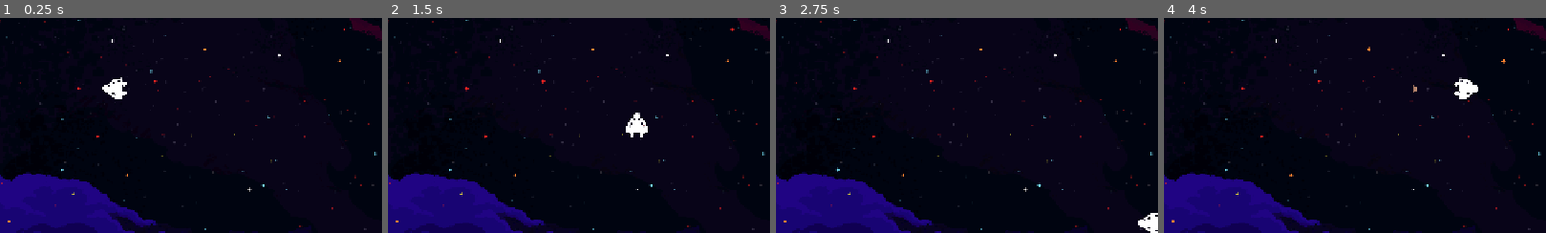
Above: before the commit, frames 1-4 (left to right).
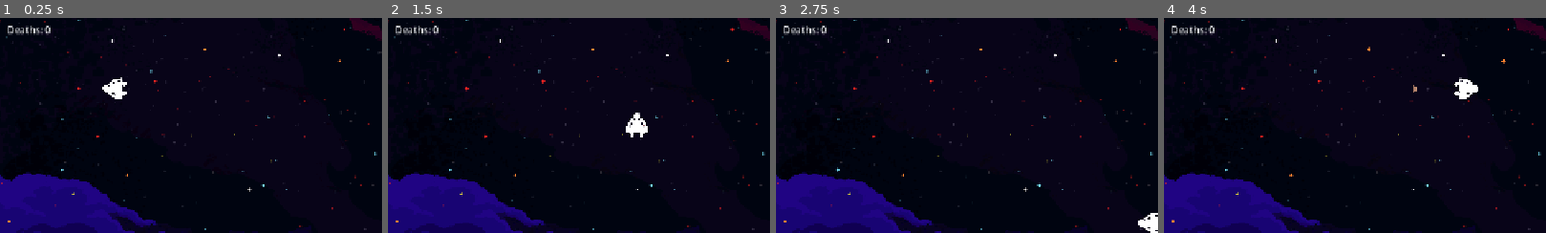
Above: after the commit, the same moments.

Repository: Asstro-Party/turbo-octo-guacamole
Game: Godot game, scene res://scenes/main.tscn
Two runs of this game, one before a commit and one after it. Both use one fixed random seed, a clock stepped at 60 frames per second and the inputs below.
Inputs (mouse positions are % of the whole screen's width and height, from its top left):
- Up to frame 1 (0.25 s): no input
- Up to frame 2 (1.5 s): tap Enter at 0.5 s; move the mouse to (72, 45) at 0.52 s; hold D (move_right) 0.53-1.28 s; hold Q 0.53-1.28 s; click (72, 45) at 0.67 s; tap Space at 0.77 s; move the mouse to (30, 55) at 1.27 s; hold S (move_down) from 1.28 s (still down); tap Q at 1.35 s
- Up to frame 3 (2.75 s): tap Space at 1.52 s; move the mouse to (60, 28) at 2.02 s; release S (move_down) at 2.03 s; hold D (move_right) from 2.03 s (still down); hold Q from 2.03 s (still down)
- Up to frame 4 (4 s): move the mouse to (45, 70) at 2.77 s; release D (move_right) at 2.78 s; release Q at 2.78 s; hold W (move_up) 2.78-3.53 s; tap Q at 2.85 s; click (45, 70) at 2.92 s; tap Space at 3.02, 3.77 s; move the mouse to (80, 65) at 3.52 s; hold A (move_left) from 3.53 s (still down); hold Q from 3.53 s (still down)
The pictures show only the part of the screen within x 1-51%, y 11-61%; the shares and areas given below are measured in that part.

The runs differ from the first frame. In frame 1, 0.3% of the frame differs, in the area x 2-14%, y 3-8%; in frame 2, 0.3%; in frame 3, 0.3%; in frame 4, 0.3%.

Commit message:
game over screen + return to lobby

Diff:
--- a/godot-game/scenes/main.tscn
+++ b/godot-game/scenes/main.tscn
@@ -82,6 +82,39 @@
 "name": &"default",
 "speed": 5.0
 }]
+
+[sub_resource type="StyleBoxFlat" id="StyleBoxFlat_gameover"]
+bg_color = Color(0.0627451, 0.0784314, 0.117647, 0.15)
+border_width_left = 1
+border_width_top = 1
+border_width_right = 1
+border_width_bottom = 1
+border_color = Color(1, 1, 1, 0.1)
+corner_radius_top_left = 24
+corner_radius_top_right = 24
+corner_radius_bottom_right = 24
+corner_radius_bottom_left = 24
+
+[sub_resource type="StyleBoxFlat" id="StyleBoxFlat_button_normal"]
+bg_color = Color(0.267, 0.878, 0.733, 1)
+corner_radius_top_left = 16
+corner_radius_top_right = 16
+corner_radius_bottom_right = 16
+corner_radius_bottom_left = 16
+
+[sub_resource type="StyleBoxFlat" id="StyleBoxFlat_button_hover"]
+bg_color = Color(0.267, 0.945, 0.8, 1)
+corner_radius_top_left = 16
+corner_radius_top_right = 16
+corner_radius_bottom_right = 16
+corner_radius_bottom_left = 16
+
+[sub_resource type="StyleBoxFlat" id="StyleBoxFlat_button_disabled"]
+bg_color = Color(0.3, 0.3, 0.35, 1)
+corner_radius_top_left = 16
+corner_radius_top_right = 16
+corner_radius_bottom_right = 16
+corner_radius_bottom_left = 16
 
 [node name="Main" type="Node2D"]
 
@@ -127,11 +160,10 @@
 text = "Kills: 0"
 
 [node name="DeathsLabel" type="Label" parent="CanvasLayer/Control"]
-visible = false
 layout_mode = 0
 offset_left = 20.0
 offset_top = 90.0
-offset_right = 60.0
+offset_right = 120.0
 offset_bottom = 113.0
 text = "Deaths: 0"
 
@@ -146,3 +178,106 @@
 offset_bottom = 43.0
 grow_horizontal = 0
 text = "Connecting..."
+
+[node name="GameOverScreen" type="ColorRect" parent="CanvasLayer/Control"]
+visible = false
+layout_mode = 1
+anchors_preset = 15
+anchor_right = 1.0
+anchor_bottom = 1.0
+grow_horizontal = 2
+grow_vertical = 2
+color = Color(0.02, 0.05, 0.13, 0.95)
+
+[node name="Panel" type="Panel" parent="CanvasLayer/Control/GameOverScreen"]
+layout_mode = 1
+anchors_preset = 8
+anchor_left = 0.5
+anchor_top = 0.5
+anchor_right = 0.5
+anchor_bottom = 0.5
+offset_left = -400.0
+offset_top = -280.0
+offset_right = 400.0
+offset_bottom = 280.0
+grow_horizontal = 2
+grow_vertical = 2
+theme_override_styles/panel = SubResource("StyleBoxFlat_gameover")
+
+[node name="VBoxContainer" type="VBoxContainer" parent="CanvasLayer/Control/GameOverScreen/Panel"]
+layout_mode = 1
+anchors_preset = 15
+anchor_right = 1.0
+anchor_bottom = 1.0
+grow_horizontal = 2
+grow_vertical = 2
+theme_override_constants/separation = 20
+
+[node name="Spacer1" type="Control" parent="CanvasLayer/Control/GameOverScreen/Panel/VBoxContainer"]
+custom_minimum_size = Vector2(0, 30)
+layout_mode = 2
+
+[node name="GameOverLabel" type="Label" parent="CanvasLayer/Control/GameOverScreen/Panel/VBoxContainer"]
+layout_mode = 2
+theme_override_colors/font_color = Color(0.945, 0.945, 0.976, 1)
+theme_override_colors/font_outline_color = Color(0, 0, 0, 0.3)
+theme_override_constants/outline_size = 2
+theme_override_font_sizes/font_size = 56
+text = "G A M E   O V E R"
+horizontal_alignment = 1
+uppercase = true
+
+[node name="Spacer2" type="Control" parent="CanvasLayer/Control/GameOverScreen/Panel/VBoxContainer"]
+custom_minimum_size = Vector2(0, 10)
+layout_mode = 2
+
+[node name="WinnerLabel" type="Label" parent="CanvasLayer/Control/GameOverScreen/Panel/VBoxContainer"]
+layout_mode = 2
+theme_override_colors/font_color = Color(0.4, 0.945, 0.667, 1)
+theme_override_colors/font_outline_color = Color(0, 0, 0, 0.3)
+theme_override_constants/outline_size = 1
+theme_override_font_sizes/font_size = 36
+text = "PLAYER X WINS!"
+horizontal_alignment = 1
+uppercase = true
+
+[node name="Spacer3" type="Control" parent="CanvasLayer/Control/GameOverScreen/Panel/VBoxContainer"]
+custom_minimum_size = Vector2(0, 20)
+layout_mode = 2
+
+[node name="ScoresTitle" type="Label" parent="CanvasLayer/Control/GameOverScreen/Panel/VBoxContainer"]
+layout_mode = 2
+theme_override_colors/font_color = Color(0.812, 0.812, 0.843, 0.7)
+theme_override_font_sizes/font_size = 20
+text = "F I N A L   S C O R E S"
+horizontal_alignment = 1
+uppercase = true
+
+[node name="Spacer4" type="Control" parent="CanvasLayer/Control/GameOverScreen/Panel/VBoxContainer"]
+custom_minimum_size = Vector2(0, 5)
+layout_mode = 2
+
+[node name="ScoresList" type="VBoxContainer" parent="CanvasLayer/Control/GameOverScreen/Panel/VBoxContainer"]
+layout_mode = 2
+theme_override_constants/separation = 8
+
+[node name="Spacer5" type="Control" parent="CanvasLayer/Control/GameOverScreen/Panel/VBoxContainer"]
+custom_minimum_size = Vector2(0, 20)
+layout_mode = 2
+
+[node name="ReturnButton" type="Button" parent="CanvasLayer/Control/GameOverScreen/Panel/VBoxContainer"]
+custom_minimum_size = Vector2(350, 50)
+layout_mode = 2
+size_flags_horizontal = 4
+theme_override_colors/font_color = Color(0.067, 0.133, 0.2, 1)
+theme_override_colors/font_hover_color = Color(0.067, 0.133, 0.2, 1)
+theme_override_colors/font_disabled_color = Color(0.6, 0.6, 0.6, 1)
+theme_override_font_sizes/font_size = 16
+theme_override_styles/normal = SubResource("StyleBoxFlat_button_normal")
+theme_override_styles/hover = SubResource("StyleBoxFlat_button_hover")
+theme_override_styles/disabled = SubResource("StyleBoxFlat_button_disabled")
+text = "RETURN TO WAITING ROOM"
+
+[node name="Spacer6" type="Control" parent="CanvasLayer/Control/GameOverScreen/Panel/VBoxContainer"]
+custom_minimum_size = Vector2(0, 10)
+layout_mode = 2
--- a/godot-game/scripts/GameManager.gd
+++ b/godot-game/scripts/GameManager.gd
@@ -13,6 +13,17 @@
 
 @onready var network_manager = $NetworkManager
 @onready var players_container = $Players
+@onready var health_bar = get_node_or_null("/root/Main/CanvasLayer/Control/HealthBar")
+@onready var kills_label = get_node_or_null("/root/Main/CanvasLayer/Control/KillsLabel")
+@onready var deaths_label = get_node_or_null("/root/Main/CanvasLayer/Control/DeathsLabel")
+@onready var game_over_screen = get_node_or_null("/root/Main/CanvasLayer/Control/GameOverScreen")
+@onready var winner_label = get_node_or_null("/root/Main/CanvasLayer/Control/GameOverScreen/Panel/VBoxContainer/WinnerLabel")
+@onready var scores_list = get_node_or_null("/root/Main/CanvasLayer/Control/GameOverScreen/Panel/VBoxContainer/ScoresList")
+@onready var return_button = get_node_or_null("/root/Main/CanvasLayer/Control/GameOverScreen/Panel/VBoxContainer/ReturnButton")
+@onready var host_only_label = get_node_or_null("/root/Main/CanvasLayer/Control/GameOverScreen/Panel/VBoxContainer/HostOnlyLabel")
+
+var is_host = false
+var current_lobby_id = ""
 
 func _ready():
 	# Connect to network manager signals
@@ -21,9 +32,14 @@
 	network_manager.game_state_received.connect(_on_game_state_received)
 	network_manager.kill_received.connect(_on_kill_received)
 	network_manager.game_ended.connect(_on_game_ended)
+	network_manager.game_over_received.connect(_on_game_over_received)
 	network_manager.player_model_state_received.connect(_on_player_model_state_received)
 	network_manager.player_model_selected.connect(_on_player_model_selected)
 	network_manager.player_left_lobby.connect(_on_player_left_lobby)
+
+	# Connect return button
+	if return_button:
+		return_button.pressed.connect(_on_return_button_pressed)
 
 	# Get game info from URL parameters (when embedded in web page)
 	if OS.has_feature("web"):
@@ -128,6 +144,10 @@
 		player.health = pdata.get("health", 100)
 		player.kills = pdata.get("kills", 0)
 		player.deaths = pdata.get("deaths", 0)
+
+		# Update UI for local player
+		if pid == local_player_id:
+			_update_local_player_ui(player)
 
 	# --- Bullet sync ---
 	if state.has("bullets"):
@@ -206,6 +226,99 @@
 	# Show end game screen
 	# Return to lobby after delay
 
+func _on_game_over_received(winner_id: int, results: Array, host_user_id):
+	print("Game over! Winner: ", winner_id, " Results: ", results, " Host: ", host_user_id)
+
+	# Set host flag - ensure type conversion
+	var host_id = int(host_user_id) if host_user_id != null else 0
+	is_host = (local_player_id == host_id)
+	print("[GameManager] Comparing local_player_id: ", local_player_id, " (type: ", typeof(local_player_id), ") with host_id: ", host_id, " (type: ", typeof(host_id), ") -> is_host: ", is_host)
+
+	# Show game over screen
+	if game_over_screen:
+		game_over_screen.visible = true
+
+	# Find winner info
+	var winner_name = "Unknown"
+	for result in results:
+		if result.get("userId") == winner_id:
+			winner_name = result.get("username", "Player " + str(winner_id))
+			break
+
+	# Update winner label
+	if winner_label:
+		if winner_id == local_player_id:
+			winner_label.text = "Y O U   W I N !"
+		else:
+			winner_label.text = (winner_name + "   W I N S !").to_upper()
+
+	# Clear and populate scores list
+	if scores_list:
+		# Clear existing children
+		for child in scores_list.get_children():
+			child.queue_free()
+
+		# Add scores
+		var place_emoji = ["🥇", "🥈", "🥉", "4️⃣"]
+		for i in range(results.size()):
+			var result = results[i]
+			var score_label = Label.new()
+			var player_name = result.get("username", "Player " + str(result.get("userId")))
+			var kills_count = result.get("kills", 0)
+			var deaths_count = result.get("deaths", 0)
+			var placement = result.get("placement", i + 1)
+			var emoji = place_emoji[min(placement - 1, 3)]
+
+			score_label.text = emoji + "  " + player_name.to_upper() + "  -  " + str(kills_count) + " K  /  " + str(deaths_count) + " D"
+			score_label.horizontal_alignment = HORIZONTAL_ALIGNMENT_CENTER
+
+			# Style the label
+			score_label.add_theme_font_size_override("font_size", 18)
+
+			# Highlight winner with themed colors
+			if placement == 1:
+				# Gold/emerald for winner (matches the button)
+				score_label.add_theme_color_override("font_color", Color(0.267, 0.878, 0.733, 1))
+			elif placement == 2:
+				# Light slate
+				score_label.add_theme_color_override("font_color", Color(0.812, 0.812, 0.843, 0.9))
+			elif placement == 3:
+				# Slightly dimmer
+				score_label.add_theme_color_override("font_color", Color(0.812, 0.812, 0.843, 0.75))
+			else:
+				score_label.add_theme_color_override("font_color", Color(0.7, 0.7, 0.7, 1))
+
+			scores_list.add_child(score_label)
+
+	# Show/hide return button based on host status
+	if return_button:
+		return_button.visible = true
+		if is_host:
+			return_button.disabled = false
+			return_button.text = "Return to Waiting Room"
+		else:
+			return_button.disabled = true
+			return_button.text = "Waiting for host..."
+
+	if host_only_label:
+		host_only_label.visible = not is_host
+
+func _on_return_button_pressed():
+	if is_host:
+		# Send message to server to return everyone to waiting room
+		network_manager.send_message({
+			"type": "host_return_to_waiting",
+			"lobbyId": network_manager.lobby_id
+		})
+
+func _update_local_player_ui(player):
+	if health_bar:
+		health_bar.value = player.health
+	if kills_label:
+		kills_label.text = "Kills: " + str(player.kills)
+	if deaths_label:
+		deaths_label.text = "Deaths: " + str(player.deaths)
+
 func _on_player_model_state_received(models: Dictionary):
 	player_models = models.duplicate(true)
 	for player_id in players.keys():
--- a/godot-game/scripts/NetworkManager.gd
+++ b/godot-game/scripts/NetworkManager.gd
@@ -13,6 +13,7 @@
 signal game_state_received(state)
 signal kill_received(killer_id, victim_id)
 signal game_ended(results)
+signal game_over_received(winner_id, results, host_user_id)
 signal player_model_state_received(player_models)
 signal player_model_selected(user_id, model, player_models)
 signal player_left_lobby(user_id, model)
@@ -93,6 +94,8 @@
 			kill_received.emit(data.get("killerId"), data.get("victimId"))
 		"game_ended":
 			game_ended.emit(data.get("results"))
+		"game_over":
+			game_over_received.emit(data.get("winnerId"), data.get("results", []), data.get("hostUserId"))
 		"player_model_state":
 			player_model_state_received.emit(data.get("playerModels", {}))
 		"player_model_selected":
Not shown: 1 places in godot-game/scenes/main.tscn that only renumber resources
Not shown, changed: backend/src/routes/lobby.js
Not shown, changed: backend/src/websocket/gameServer.js
Not shown, changed: frontend/public/godot-game/index.apple-touch-icon.png
Not shown, changed: frontend/public/godot-game/index.html
Not shown, changed: frontend/public/godot-game/index.icon.png
Not shown, changed: frontend/public/godot-game/index.pck
Not shown, changed: frontend/src/pages/Game.jsx
Not shown, changed: frontend/src/pages/WaitingRoom.jsx
